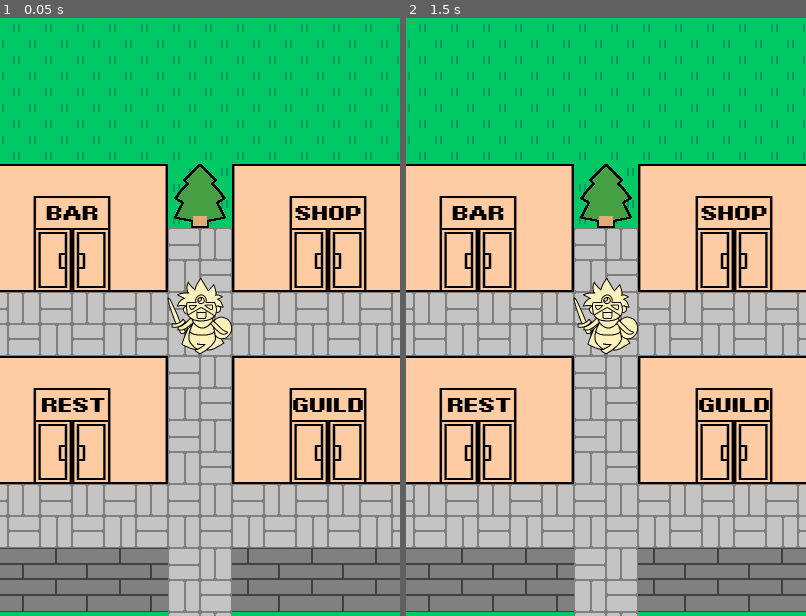
Above: before the commit, frames 1-2 (left to right).
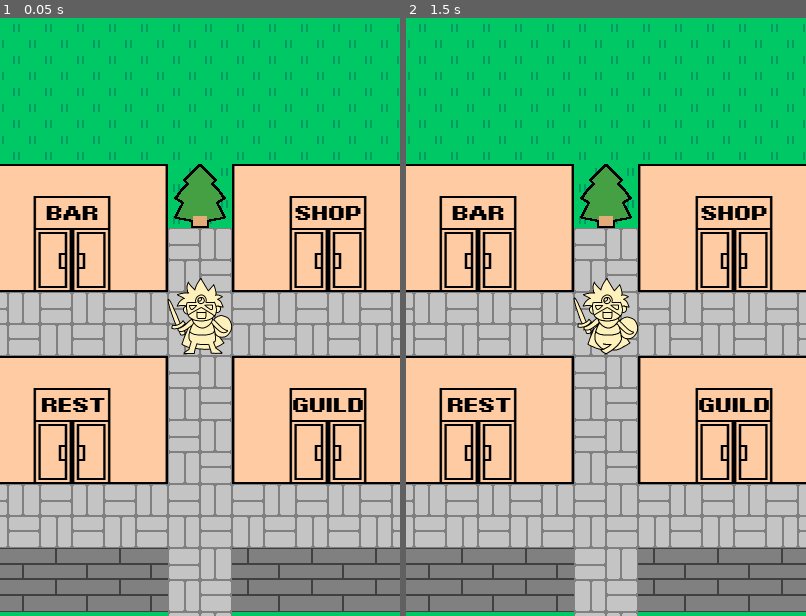
Above: after the commit, the same moments.

Repository: allgorilla/jutegame
Game: Godot game, scene res://PlayerController.tscn
Same seed, same stepped clock (60 frames per second), same inputs: the game is played once before the commit and once after it.
Inputs (mouse positions are in pixels of both pictures, inside the frame that each line leads up to):
- Up to frame 1 (0.05 s): no input
- Up to frame 2 (1.5 s): move the mouse to (694, 287) at 0.52 s; click (694, 287) at 0.67 s; move the mouse to (526, 346) at 1.27 s; click (526, 346) at 1.42 s

The runs differ from the first frame. In frame 1, 0.3% of the frame differs, in the area x 41-58%, y 46-57%; in frame 2, nothing differs.

Commit message:
起動と同時に脚踏みアニメーション。

Diff:
--- a/PlayerController.tscn
+++ b/PlayerController.tscn
@@ -9,6 +9,20 @@
 [ext_resource type="Texture2D" uid="uid://dpt0oxq77d4se" path="res://image/map_move.png" id="6_xmas2"]
 [ext_resource type="Texture2D" uid="uid://ceqju8dc5suct" path="res://image/map_object.png" id="8_xmas2"]
 [ext_resource type="Texture2D" uid="uid://bh58x48dg7yph" path="res://image/map_layout.png" id="9_ehpa4"]
+
+[sub_resource type="SpriteFrames" id="SpriteFrames_ehpa4"]
+animations = [{
+"frames": [{
+"duration": 1.0,
+"texture": ExtResource("2_y00gc")
+}, {
+"duration": 1.0,
+"texture": ExtResource("1_3mwrl")
+}],
+"loop": true,
+"name": &"idle",
+"speed": 5.0
+}]
 
 [sub_resource type="Animation" id="Animation_1hgir"]
 length = 0.001
@@ -50,11 +64,14 @@
 
 [node name="Main" type="Node2D" unique_id=1149138988]
 
-[node name="Player" type="Sprite2D" parent="." unique_id=400859828]
+[node name="Player" type="AnimatedSprite2D" parent="." unique_id=1036616371]
 z_index = 1
 position = Vector2(0, -8)
 scale = Vector2(0.5, 0.5)
-texture = ExtResource("1_3mwrl")
+sprite_frames = SubResource("SpriteFrames_ehpa4")
+animation = &"idle"
+autoplay = "idle"
+frame_progress = 0.24740246
 script = ExtResource("2_1hgir")
 
 [node name="PlayerWalk" type="AnimationPlayer" parent="Player" unique_id=153522001]
--- a/player.gd
+++ b/player.gd
@@ -1,4 +1,4 @@
-extends Sprite2D
+extends AnimatedSprite2D
 
 # 「この方向に1マス動かして！」という信号を定義
 signal move_requested(direction: Vector2)
